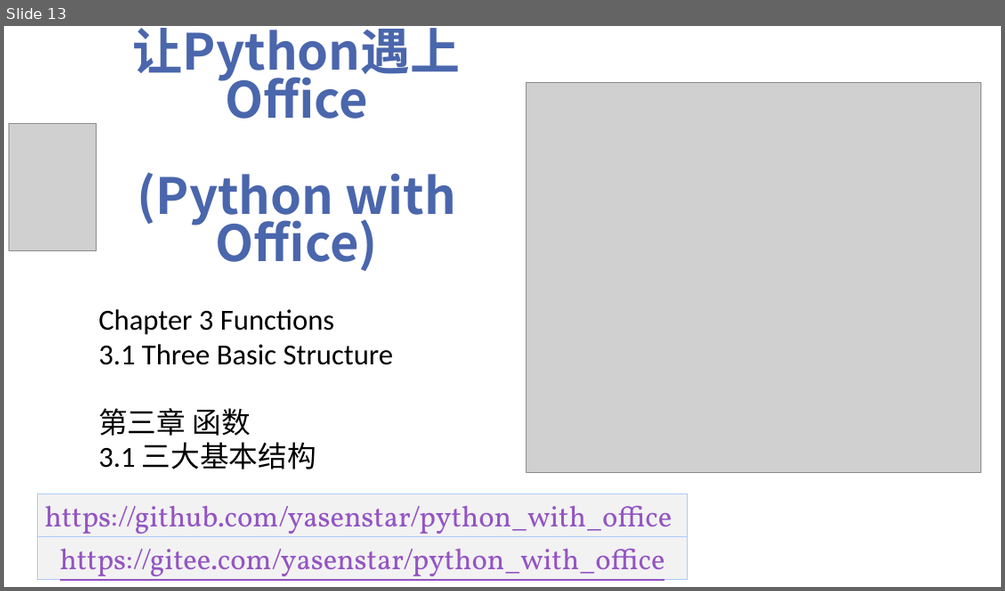
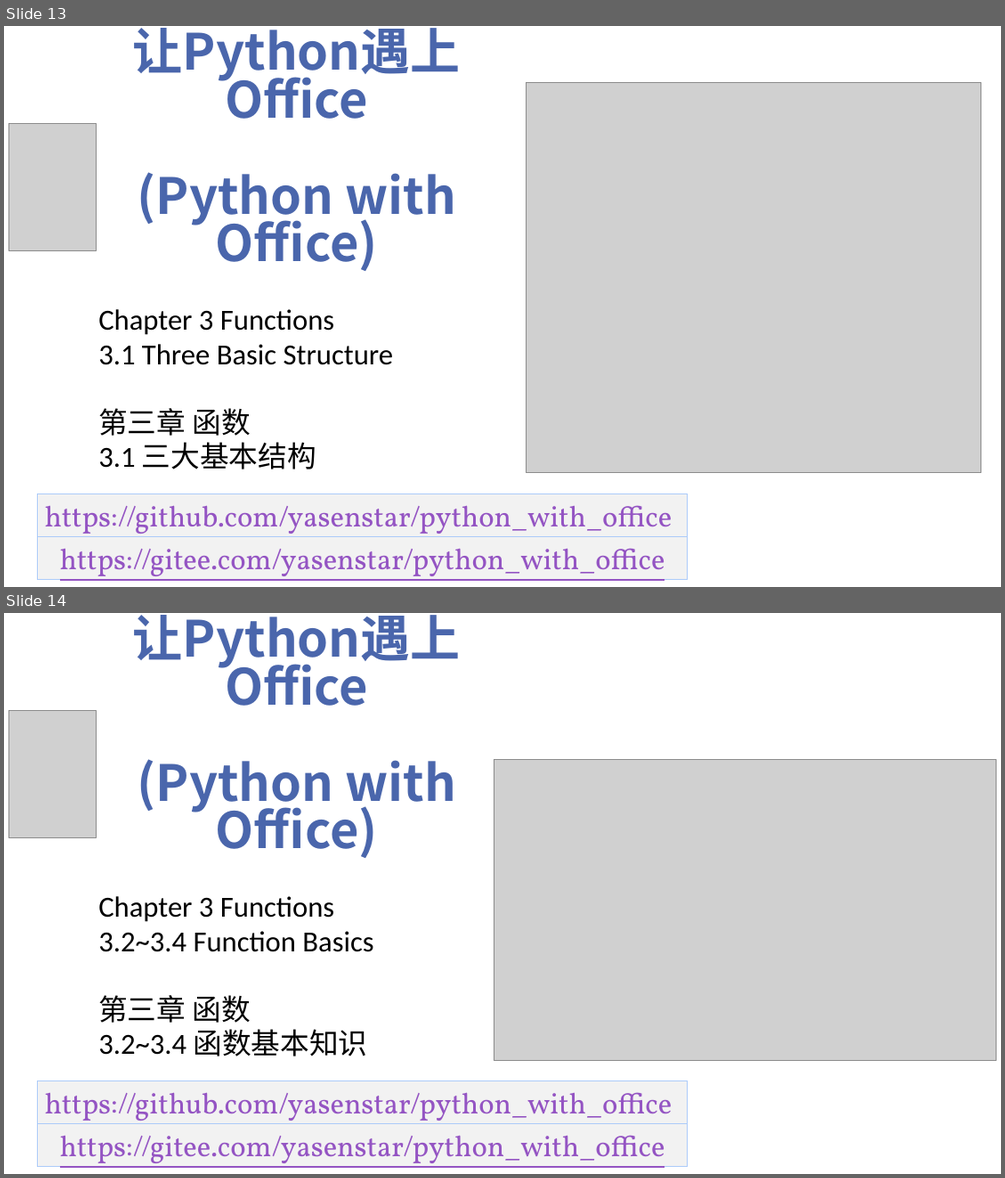
Before and after one commit to yasenstar/python_with_office, a slide deck: Video_Covers.pptx. Shown one above the other, each under a label of ours: slide 13 before the commit, slides 13 and 14 after it. The pictures are 1005x591 and 1005x1178 pixels, drawn with LibreOffice and Linux fonts; fonts in the diff are those of the drawing; grey boxes stand for pictures; background and template pictures are left out. Boxes give left, top, right and bottom in pixels: in the first picture for what was removed or moved away, otherwise in the second. Text is boxed around its words. In the diff, an @@ line names an element or a change of style, - is before the commit and + after.

```diff
--- a/Video_Covers.pptx
+++ b/Video_Covers.pptx
@@ slide 14 added at [4,613,1001,1174], background picture (left out) @@
@@ title added at [133,615,461,858], 48 pt, text #4A66AC, bold @@
+让Python遇上Office
+(Python with Office)
@@ picture added at [8,710,96,837] @@
@@ picture added at [494,760,996,1061] @@
@@ subtitle added at [98,896,373,1056], 28 pt, text #000000 @@
+Chapter 3 Functions
+3.2~3.4 Function Basics
+第三章 函数
+3.2~3.4 函数基本知识
@@ rectangle added at [37,1081,688,1124], fill #F2F2F2, outline #ACCBF9 0.75 pt, 28 pt, text #9454C3, underline @@
+https://github.com/yasenstar/python_with_office
@@ rectangle added at [37,1124,688,1167], fill #F2F2F2, outline #ACCBF9 0.75 pt, 28 pt, text #9454C3, underline @@
+https://gitee.com/yasenstar/python_with_office
```
Also in this commit, not shown: 2 other files.
